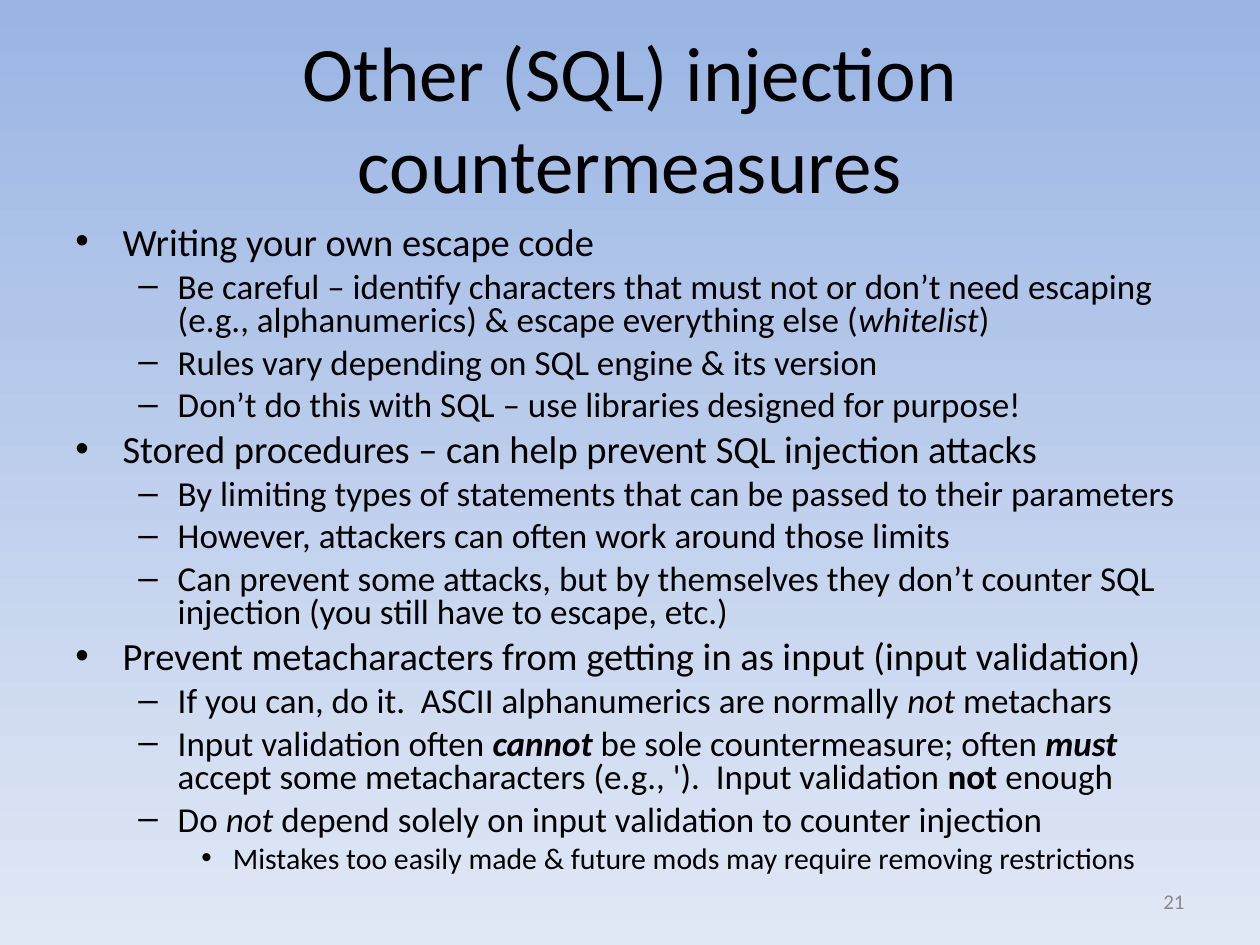
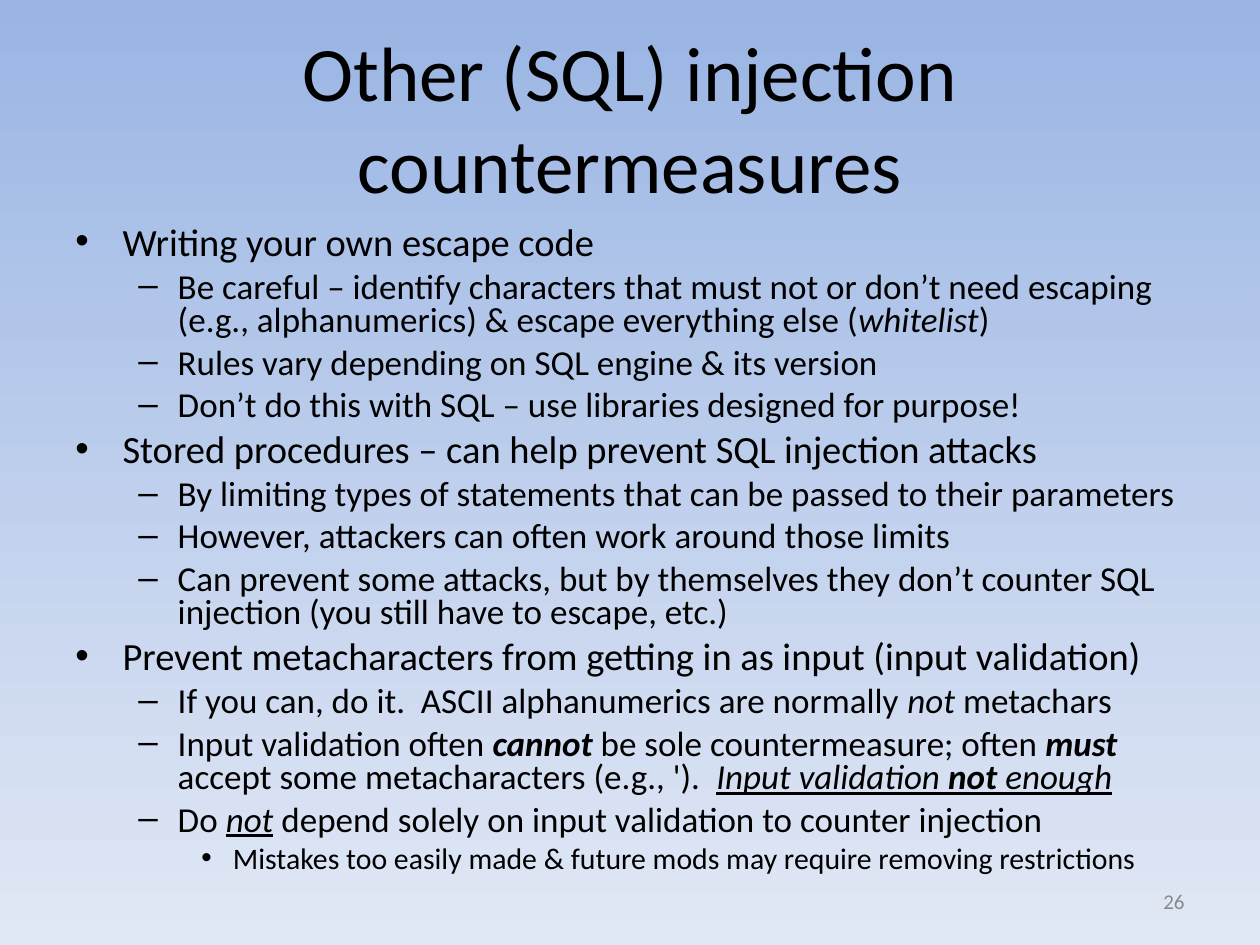
Before and after one commit to david-a-wheeler/david-a-wheeler.github.io, a slide deck: slide 26 of secure-class/presentations/Secure-Software-5-Call-Out.ppt (slide 21 before the commit). Drawn at 1260x945 pixels with LibreOffice and Linux fonts; fonts in the diff are those of the drawing. Boxes give left, top, right and bottom in pixels: in the first picture for what was removed or moved away, otherwise in the second. Text is boxed around its words. In the diff, an @@ line names an element or a change of style, - is before the commit and + after.

```diff
--- a/secure-class/presentations/Secure-Software-5-Call-Out.ppt
+++ b/secure-class/presentations/Secure-Software-5-Call-Out.ppt
@@ text at (178,731,1117,838): italic on in "Input validation not enough"; underline on in "Input validation not enough", "not" @@
@@ page number at (1163,895,1184,909): text changed @@
-21
+26
```
Also in this commit, not shown: 6 other slides changed, 6 slides added.
